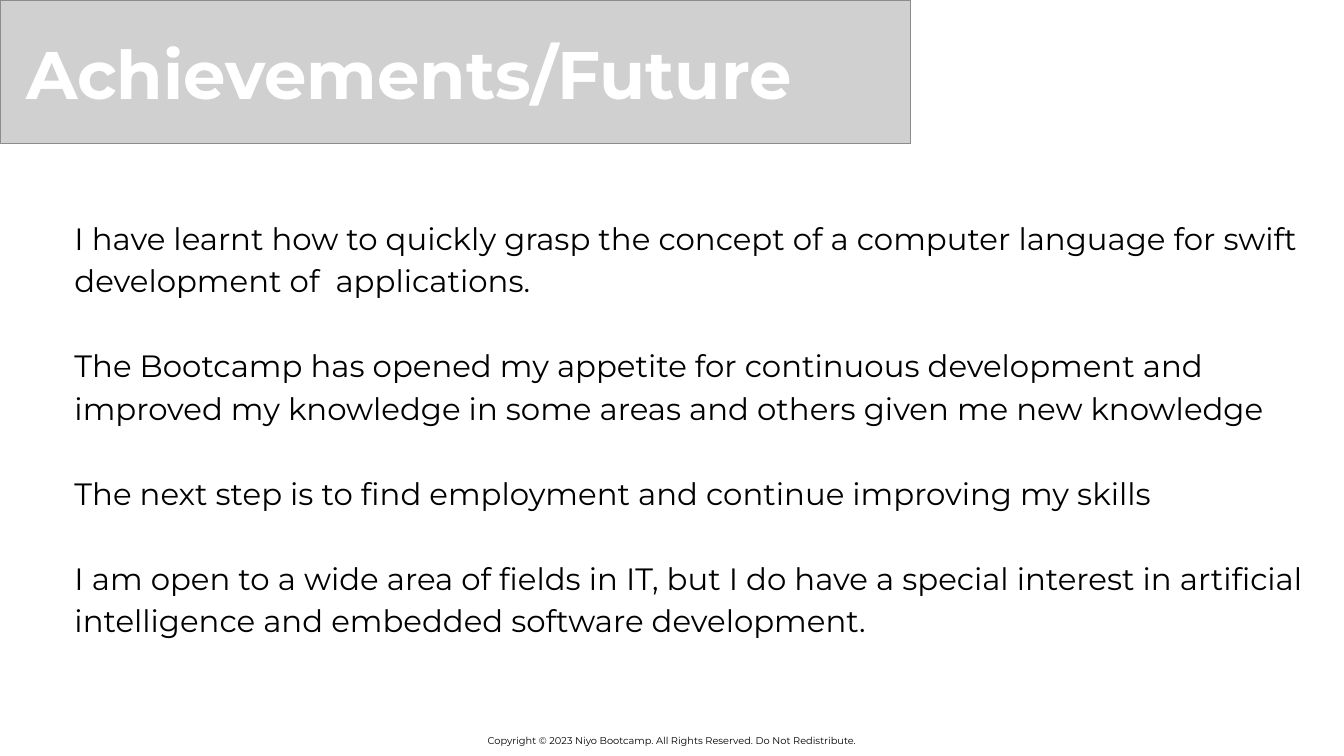
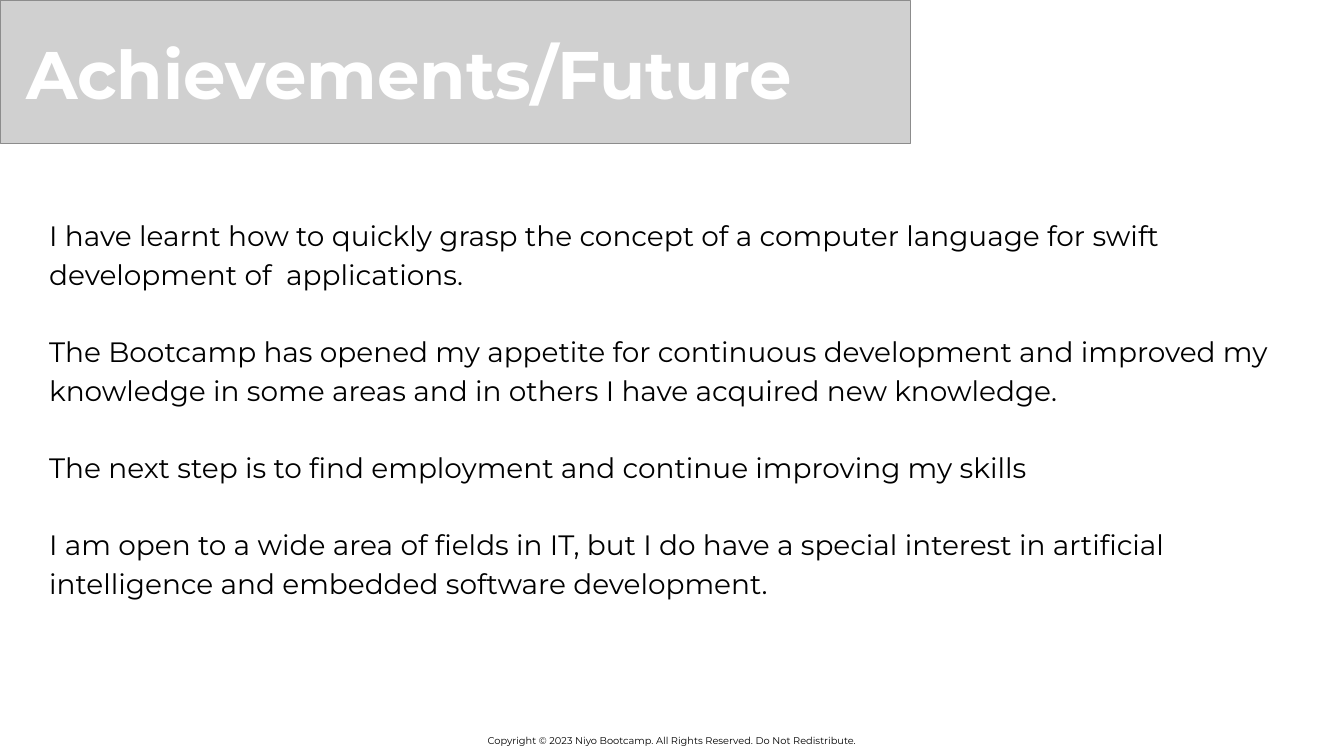
Before and after one commit to olivemckenzie2003/Task-Management-App, a slide deck: slide 8 of OliveMcKenziePresentation.pptx. Drawn at 1344x756 pixels with LibreOffice and Linux fonts; fonts in the diff are those of the drawing; grey boxes stand for pictures; background and template pictures are left out. Boxes give left, top, right and bottom in pixels: in the first picture for what was removed or moved away, otherwise in the second. Text is boxed around its words. In the diff, an @@ line names an element or a change of style, - is before the commit and + after.

```diff
--- a/OliveMcKenziePresentation.pptx
+++ b/OliveMcKenziePresentation.pptx
@@ text "I have learnt how to ...": place and size @@
-text "I have learnt how to ..." at box(74, 227, 1302, 638)
+text "I have learnt how to ..." at box(49, 225, 1268, 600)
@@ text at box(49, 225, 1164, 600): size 44 to 40 pt in "I have learnt how to quickly grasp ...", "The next step is to find employment ...", "I am open to a wide area ..." @@
@@ text at box(49, 341, 1268, 407): text changed; size 44 to 40 pt @@
-The Bootcamp has opened my appetite for continuous development and improved my knowledge in some areas and others given me new knowledge
+The Bootcamp has opened my appetite for continuous development and improved my knowledge in some areas and in others I have acquired new knowledge.
```
Also in this commit, not shown: 3 other slides changed.
